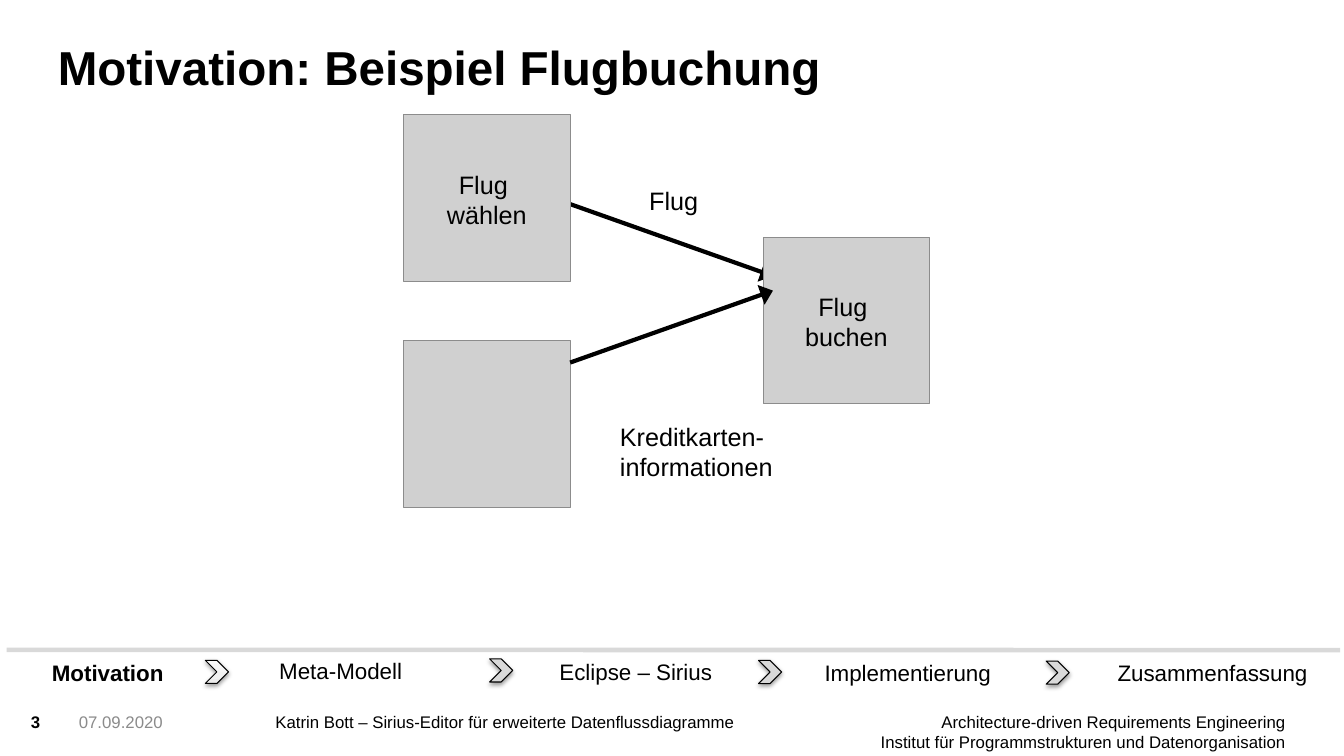
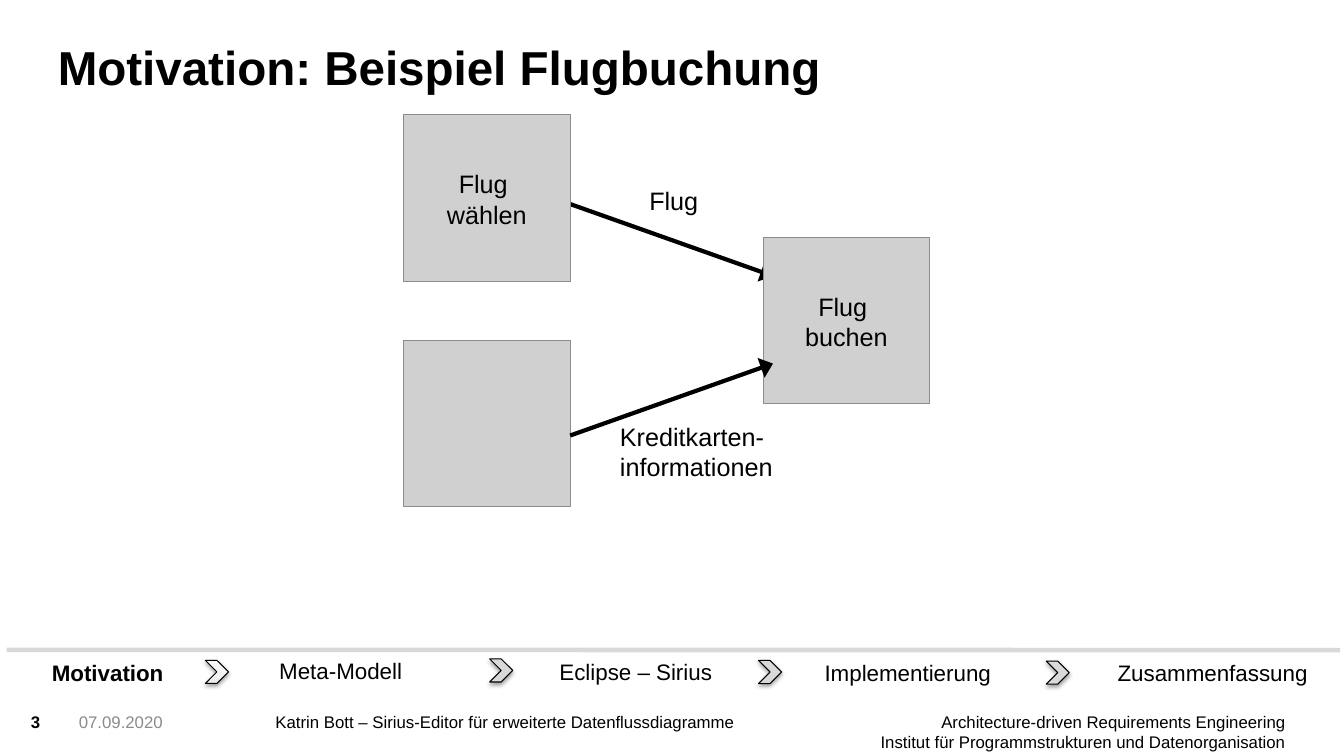
Before and after one commit to FluidTrust/Palladio-Supporting-DataFlowDiagramConfidentiality, a slide deck: slide 3 of bundles/org.palladiosimulator.dataflow.diagram.characterized.editor.sirius/presentation/presentation_bott.pptx. Drawn at 1344x756 pixels with LibreOffice and Linux fonts; fonts in the diff are those of the drawing; grey boxes stand for pictures; background and template pictures are left out. Boxes give left, top, right and bottom in pixels: in the first picture for what was removed or moved away, otherwise in the second. Text is boxed around its words. In the diff, an @@ line names an element or a change of style, - is before the commit and + after.

```diff
--- a/bundles/org.palladiosimulator.dataflow.diagram.characterized.editor.sirius/presentation/presentation_bott.pptx
+++ b/bundles/org.palladiosimulator.dataflow.diagram.characterized.editor.sirius/presentation/presentation_bott.pptx
@@ freeform shape: place and size @@
-freeform shape at <box>571,290,773,362</box>
+freeform shape at <box>571,364,773,436</box>
```
Also in this commit, not shown: 2 other slides changed, 1 other file.
